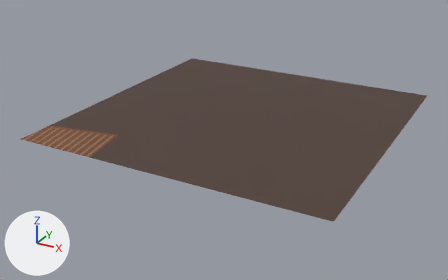
A saved change to the glTF model public/assets/layouts/D-CROSSING.chunks/crossing-3-4.glb.
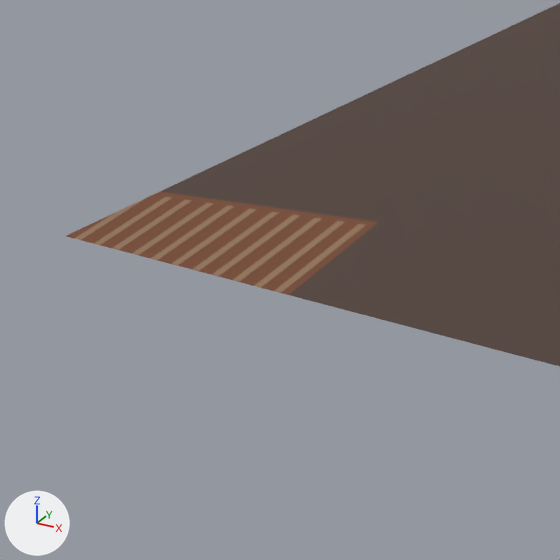
Old and new are each drawn whole from a 50 mm lens placed at (138.0, -222.2, 75.8), pointed at (46.4, -55.7, -7.5) and again close up on the part from 0% to 39% of the width and 23% to 86% of the height. Every picture has the same lights, and +X, +Y and +Z are marked at lower left. The first two pictures are the older version.

The scene before the commit, as lines of its bpy script (objects in view):
```python
me_dry_ground_200 = bpy.data.meshes.new('dry-ground.200')
me_dry_ground_200.from_pydata(...)  # 68 vertices, 34 faces; spans x 0.0..100.0, y -100.0..0.0, z 0.0
# faces by material slot: [10, 2, 22]
me_dry_ground_200.materials.append(mat_pal_leatheredge)  # brown #514039
me_dry_ground_200.materials.append(mat_pal_leathershadow)  # brown #77482e
me_dry_ground_200.materials.append(mat_pal_trouserlight)  # brown #93745a
# before: 0 (59.7, -100.0, 0.0), 2 (52.2, 0.0, 0.0), 5 (59.1, -91.5, 0.0), 6 (54.8, -34.9, 0.0), 9 (59.1, -91.5, 0.0)
# before: 11 (59.7, -100.0, 0.0), 12 (52.2, 0.0, 0.0), 14 (54.5, -30.6, 0.0), 17 (54.8, -34.9, 0.0), 18 (54.5, -30.6, 0.0)
ob_crossing_3_4 = bpy.data.objects.new('crossing-3-4', me_dry_ground_200)
ob_crossing_3_4.location = (0.0, 0.0, 0.0)
```
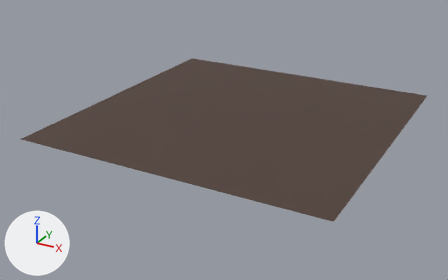
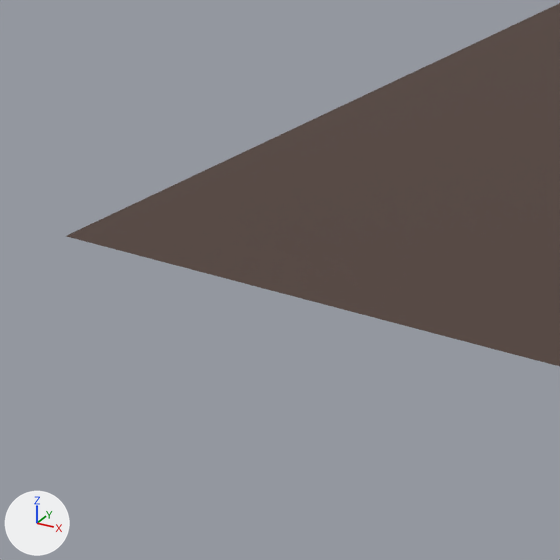
Boxes [x1, y1, x2, y2] around the edits, measured in the close-ups (560 x 560 px; the box of a moved part takes in the faces that stretch with it):
```json
{"part": 1, "of": "me_dry_ground_200", "change": "deleted", "before": [66, 192, 379, 295], "on screen": "brown"}
{"part": 2, "of": "me_dry_ground_200", "change": "moved or reshaped", "before": [160, 190, 379, 296], "after": [66, 190, 379, 296]}
```

The change, as JSON lines over the scene's bpy script:
```json
{"block": "me_dry_ground_200", "where": "# used by ob_crossing_3_4; location = (0.0, 0.0, 0.0)"}
{"block": "me_dry_ground_200", "where": "# verts and faces of me_dry_ground_200; kept vertices keep their numbers, new ones are numbered from 68"}
{"op": "remove", "block": "me_dry_ground_200", "code": "me_dry_ground_200.from_pydata(...)  # 68 vertices, 34 faces; spans x 0.0..100.0, y -100.0..0.0, z 0.0"}
{"op": "add", "block": "me_dry_ground_200", "code": "me_dry_ground_200.from_pydata(...)  # 20 vertices, 10 faces; spans x 0.0..100.0, y -100.0..0.0, z 0.0"}
{"block": "me_dry_ground_200", "change": "me_dry_ground_200 part 1: 12 loose pieces with 48 vertices, spanning x 0.0..27.1, y -100.0..-82.9, z 0.0, are deleted"}
{"block": "me_dry_ground_200", "change": "me_dry_ground_200 part 2"}
{"op": "add", "block": "me_dry_ground_200", "code": "verts[0] = (57.3, -100.0, 0.0)  # moved"}
{"op": "add", "block": "me_dry_ground_200", "code": "verts[11] = (57.3, -100.0, 0.0)  # moved"}
{"op": "add", "block": "me_dry_ground_200", "code": "verts[2] = (51.7, 0.0, 0.0)  # moved"}
{"op": "add", "block": "me_dry_ground_200", "code": "verts[12] = (51.7, 0.0, 0.0)  # moved"}
{"op": "add", "block": "me_dry_ground_200", "code": "verts[5] = (56.7, -90.4, 0.0)  # moved"}
{"op": "add", "block": "me_dry_ground_200", "code": "verts[9] = (56.7, -90.4, 0.0)  # moved"}
{"op": "add", "block": "me_dry_ground_200", "code": "verts[6] = (53.6, -34.5, 0.0)  # moved"}
{"op": "add", "block": "me_dry_ground_200", "code": "verts[17] = (53.6, -34.5, 0.0)  # moved"}
{"op": "add", "block": "me_dry_ground_200", "code": "verts[14] = (53.4, -30.3, 0.0)  # moved"}
{"op": "add", "block": "me_dry_ground_200", "code": "verts[18] = (53.4, -30.3, 0.0)  # moved"}
{"op": "remove", "block": "me_dry_ground_200", "code": "me_dry_ground_200.materials.append(mat_pal_leathershadow)  # brown #77482e"}
{"op": "remove", "block": "me_dry_ground_200", "code": "me_dry_ground_200.materials.append(mat_pal_trouserlight)  # brown #93745a"}
```
